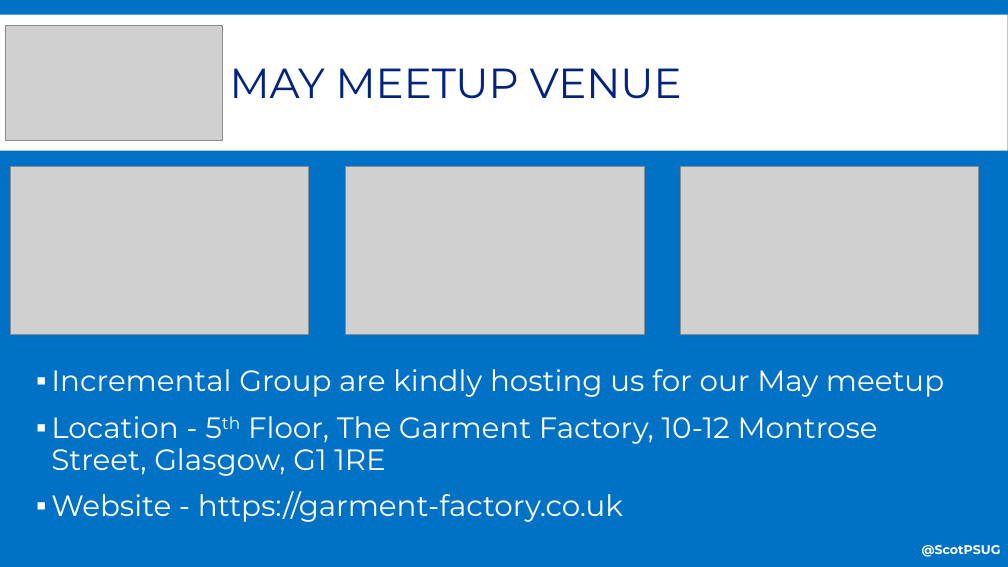
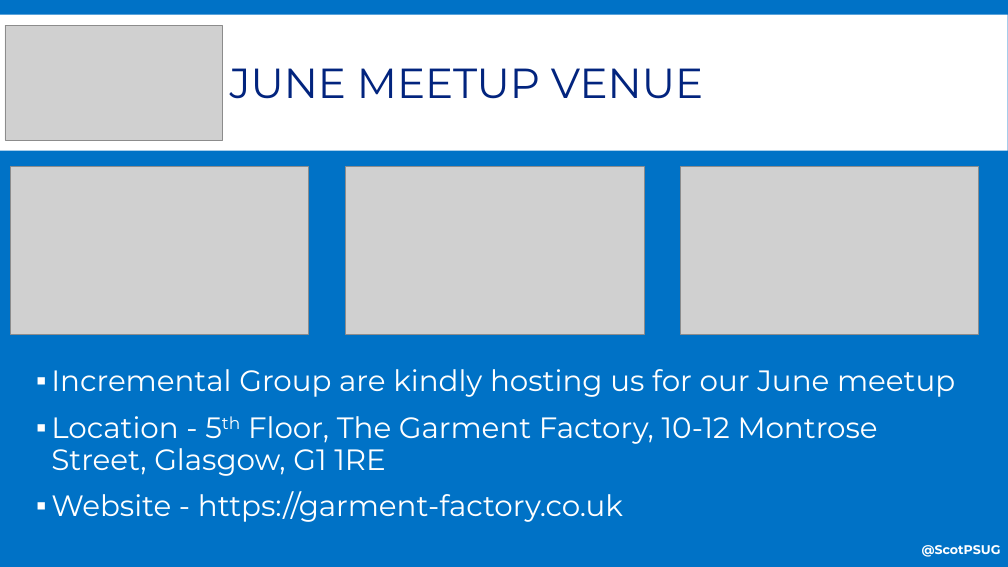
Before and after one commit to psdevopsug/usergroup, a slide deck: slide 4 of 2018/06-June/MeetingAgenda.pptx. Drawn at 1008x567 pixels with LibreOffice and Linux fonts; fonts in the diff are those of the drawing; grey boxes stand for pictures. Boxes give left, top, right and bottom in pixels: in the first picture for what was removed or moved away, otherwise in the second. Text is boxed around its words. In the diff, an @@ line names an element or a change of style, - is before the commit and + after.

Commit message:
updated month on venue slide

```diff
--- a/2018/06-June/MeetingAgenda.pptx
+++ b/2018/06-June/MeetingAgenda.pptx
@@ title at bbox=[230, 68, 703, 99]: text changed @@
-MAY MEETUP VENUE
+JUNE MEETUP VENUE
@@ text at bbox=[51, 369, 955, 397]: text changed @@
-▪ Incremental Group are kindly hosting us for our May meetup
+▪ Incremental Group are kindly hosting us for our June meetup
```
